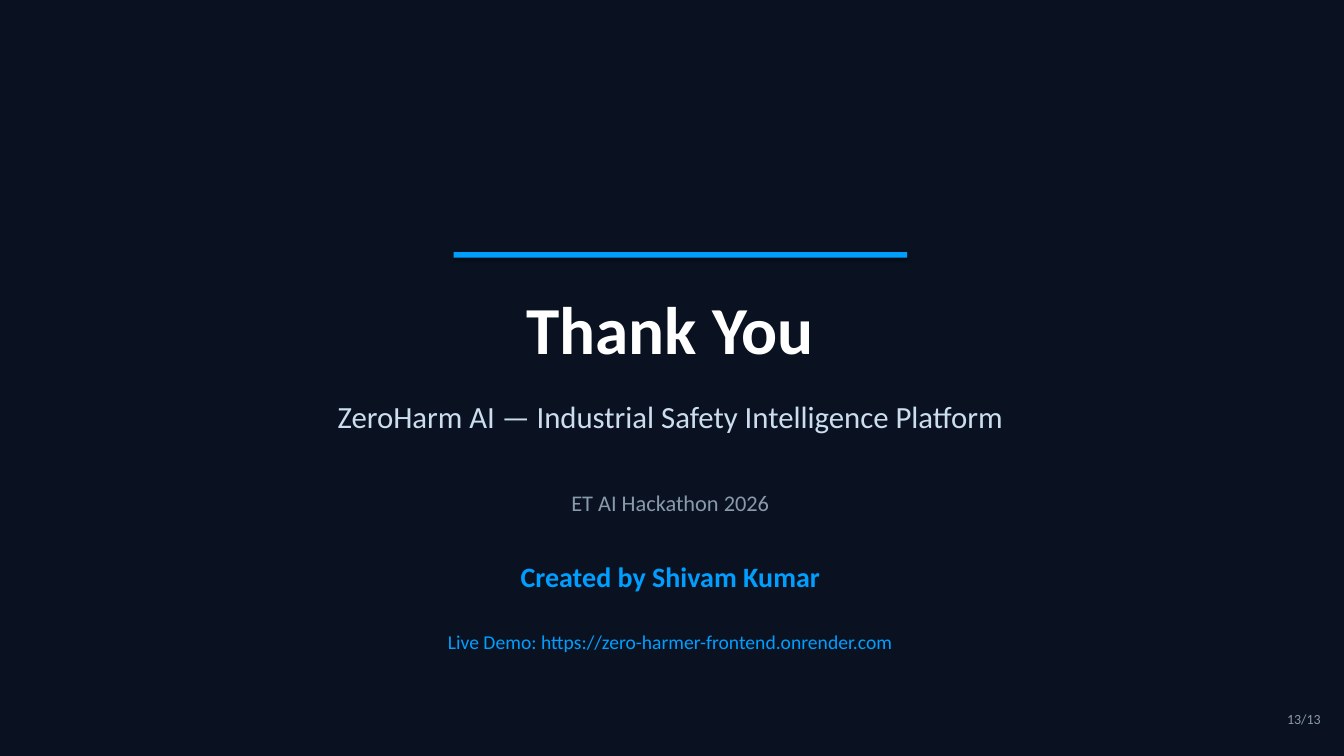
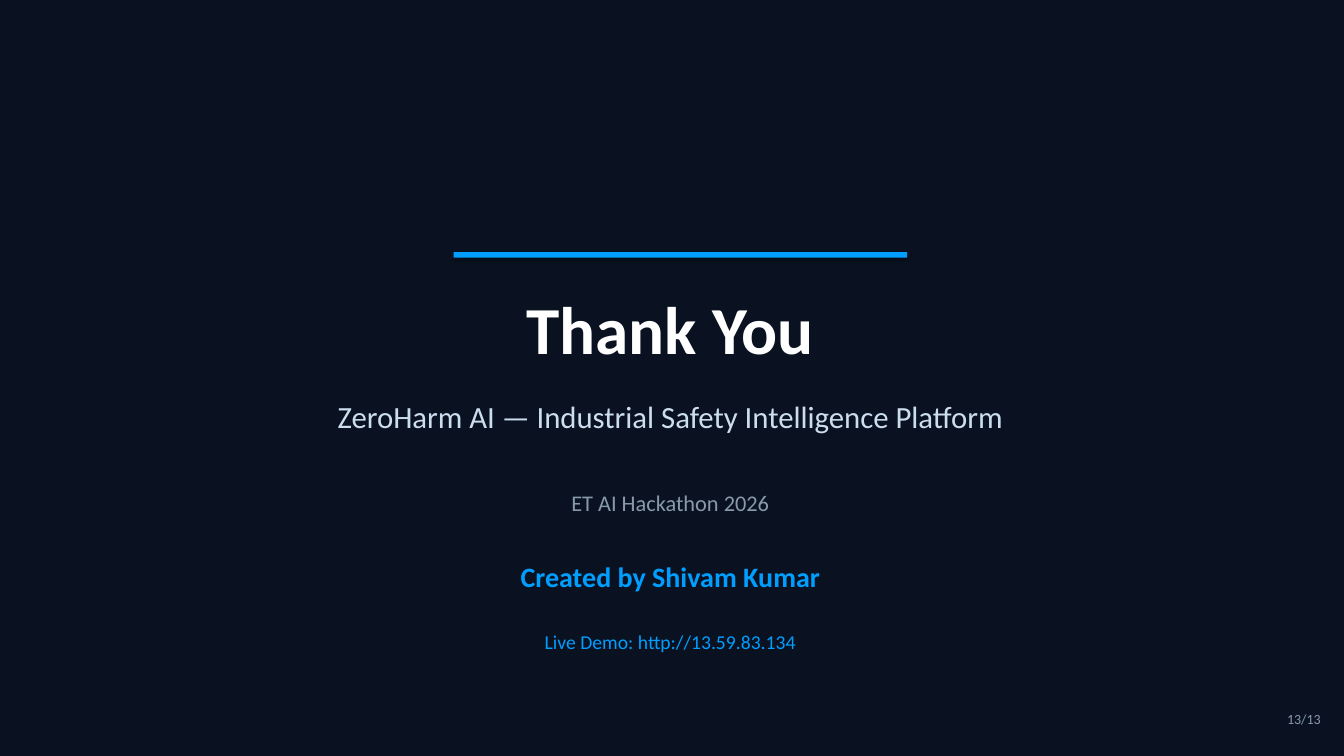
Before and after one commit to shivv23/zeroharm-ai, a slide deck: slide 13 of ZeroHarm_AI_Presentation.pptx. Drawn at 1344x756 pixels with LibreOffice and Linux fonts; fonts in the diff are those of the drawing. Boxes give left, top, right and bottom in pixels: in the first picture for what was removed or moved away, otherwise in the second. Text is boxed around its words. In the diff, an @@ line names an element or a change of style, - is before the commit and + after.

Commit message:
docs: update live demo link to AWS EC2 (http://13.59.83.134) in README and PPTX

```diff
--- a/ZeroHarm_AI_Presentation.pptx
+++ b/ZeroHarm_AI_Presentation.pptx
@@ text at [545,635,796,652]: text changed @@
-Live Demo: https://zero-harmer-frontend.onrender.com
+Live Demo: http://13.59.83.134
```
Also in this commit, not shown: 2 other slides changed, 1 other file.
